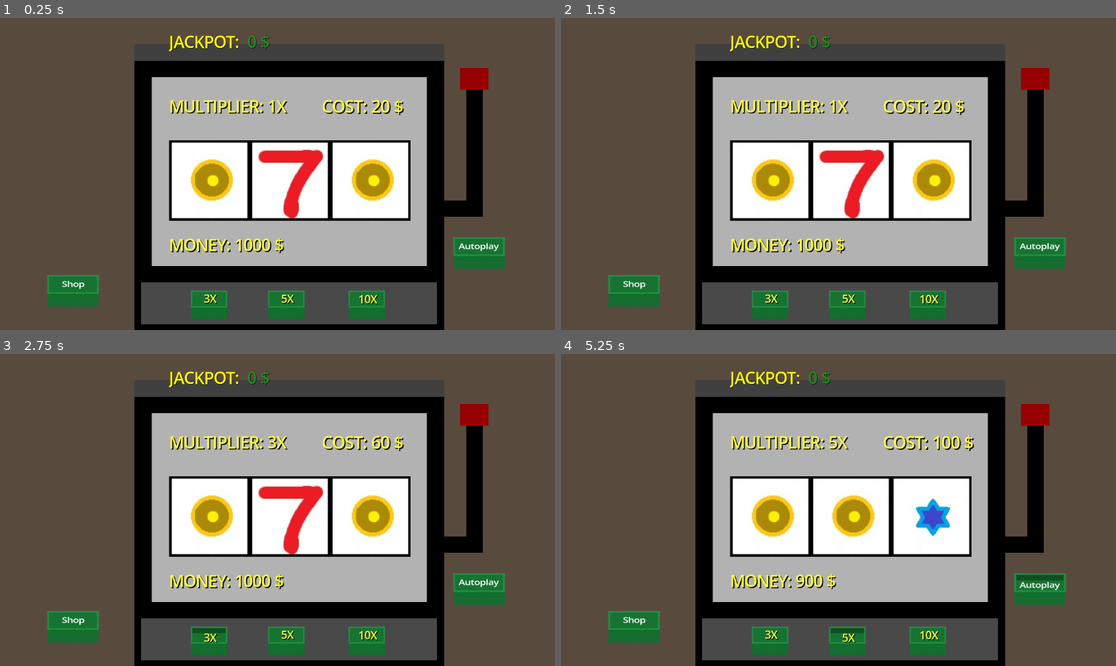
Above: before the commit, frames 1-4 (two rows, left to right).
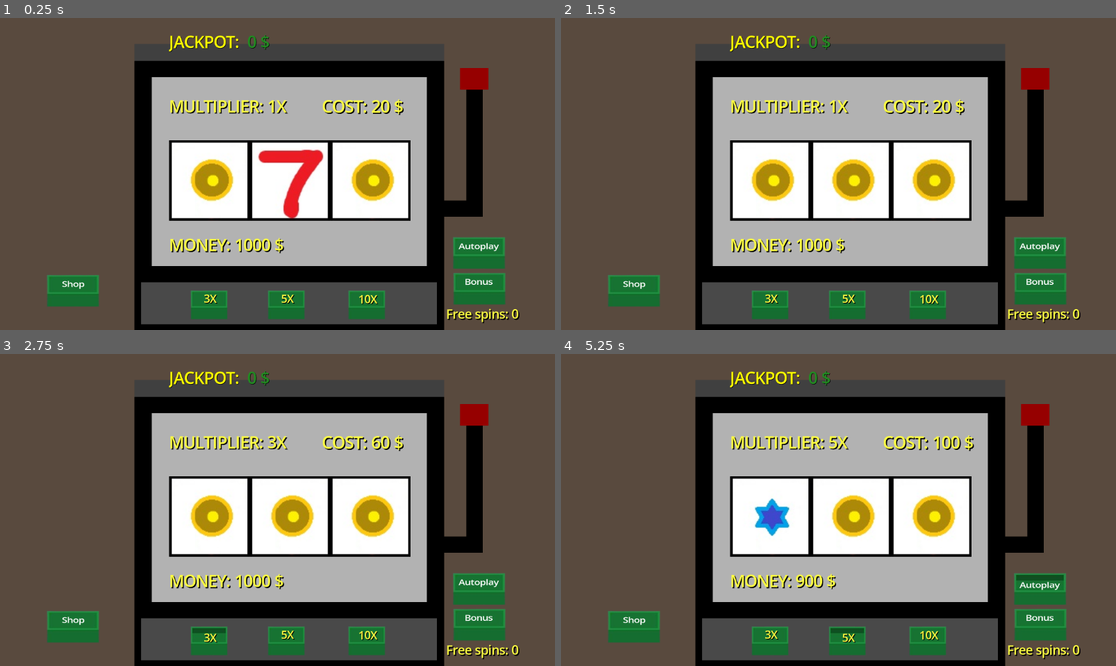
Above: after the commit, the same moments.

Repository: NZivulovic/SlotMachine-Game
Game: Godot game, scene res://Scenes/main.tscn
The game is run twice, just before and just after one commit, with the same random seed, the same clock (stepped at 60 frames per second) and the same inputs. The engine's default icon, where the game draws it, is replaced by a stand-in: a white triangle on a blue panel in a dark square.
Inputs (mouse positions are in pixels of both pictures, inside the frame that each line leads up to):
- Up to frame 1 (0.25 s): no input
- Up to frame 2 (1.5 s): click (1038, 289) at 0.5 s, where only the run after the commit has a clickable "Bonus"; click (794, 255) at 1.25 s, where only the run after the commit has a clickable "< Back"
- Up to frame 3 (2.75 s): click "3X" at 2 s
- Up to frame 4 (5.25 s): click "Shop" at 2.75 s; click "< Back" at 3.5 s; click "5X" at 4.25 s; click "Autoplay" at 5 s

The runs differ from the first frame. In frame 1, 1.2% of the frame differs, in the area x 80-94%, y 81-98%; in frame 2, 2.7%; in frame 3, 2.7%; in frame 4, 2.9%, in the area x 34-94%, y 44-98%.

Commit message:
Unfinished Bonus Spins System

Diff:
--- a/Scenes/main.tscn
+++ b/Scenes/main.tscn
@@ -11,6 +11,7 @@
 [ext_resource type="PackedScene" uid="uid://beb50ku0em3x2" path="res://Scenes/Buttons/BasicButton.tscn" id="9_ynf5e"]
 [ext_resource type="Script" uid="uid://cxgsfagukgtwt" path="res://Scripts/trinkets_icons.gd" id="10_d1ilt"]
 [ext_resource type="Texture2D" uid="uid://c3i7dlhquhe36" path="res://Assets/icon.svg" id="11_6iyac"]
+[ext_resource type="Script" uid="uid://u4hafmwkbgkk" path="res://Scripts/bonus_menu_bg.gd" id="12_6iyac"]
 
 [sub_resource type="RectangleShape2D" id="RectangleShape2D_jjgbg"]
 size = Vector2(38, 356)
@@ -269,6 +270,19 @@
 label_settings = SubResource("LabelSettings_bo1nx")
 uppercase = true
 
+[node name="FreeSpins" type="Label" parent="InterfaceLabels"]
+unique_name_in_owner = true
+z_index = 3
+offset_left = 419.0
+offset_top = 327.6667
+offset_right = 503.0
+offset_bottom = 350.00003
+scale = Vector2(2.5, 2.5)
+theme_override_colors/font_color = Color(1, 1, 0.25882354, 1)
+theme_override_colors/font_shadow_color = Color(0, 0, 0, 1)
+theme_override_font_sizes/font_size = 12
+text = "Free Spins:"
+
 [node name="MenuButtons" type="Node" parent="."]
 
 [node name="MenuButton1" parent="MenuButtons" instance=ExtResource("9_ynf5e")]
@@ -287,6 +301,19 @@
 [node name="Timer" type="Timer" parent="AutoPlayButton"]
 wait_time = 0.5
 autostart = true
+
+[node name="BonusSpinsButton" parent="." instance=ExtResource("9_ynf5e")]
+offset_left = 435.00006
+offset_top = 247.0
+offset_right = 509.58
+offset_bottom = 300.0
+
+[node name="BasicLabel" parent="BonusSpinsButton" index="0"]
+offset_left = -3.390027
+offset_top = 5.8094883
+offset_right = 77.40489
+offset_bottom = 28.759506
+scale = Vector2(1, 1.0580949)
 
 [node name="TrinketsIcons" type="Node" parent="."]
 script = ExtResource("10_d1ilt")
@@ -311,6 +338,60 @@
 horizontal_alignment = 1
 vertical_alignment = 1
 
+[node name="BonusMenuBG" type="ColorRect" parent="."]
+visible = false
+z_index = 15
+clip_contents = true
+offset_left = -816.0
+offset_top = -478.0
+offset_right = 798.0
+offset_bottom = 480.0
+color = Color(0.3019608, 0.3019608, 0.3019608, 0.8039216)
+script = ExtResource("12_6iyac")
+
+[node name="BackButton" parent="BonusMenuBG" instance=ExtResource("9_ynf5e")]
+z_index = 15
+layout_mode = 0
+offset_left = 641.0
+offset_top = 645.0
+offset_right = 713.31995
+offset_bottom = 698.0
+
+[node name="BuyButton" parent="BonusMenuBG" instance=ExtResource("9_ynf5e")]
+z_index = 15
+layout_mode = 0
+offset_left = 785.0
+offset_top = 644.99994
+offset_right = 857.31995
+offset_bottom = 697.99994
+
+[node name="Bonus1" parent="BonusMenuBG" instance=ExtResource("9_ynf5e")]
+layout_mode = 0
+offset_left = 556.0
+offset_top = 352.0
+offset_right = 631.0
+offset_bottom = 407.0
+scale = Vector2(1.44, 1.56)
+toggle_mode = true
+
+[node name="Bonus2" parent="BonusMenuBG" instance=ExtResource("9_ynf5e")]
+layout_mode = 0
+offset_left = 763.9998
+offset_top = 352.0
+offset_right = 838.9998
+offset_bottom = 407.0
+scale = Vector2(1.44, 1.56)
+toggle_mode = true
+
+[node name="Bonus3" parent="BonusMenuBG" instance=ExtResource("9_ynf5e")]
+layout_mode = 0
+offset_left = 963.9999
+offset_top = 352.0
+offset_right = 1038.9999
+offset_bottom = 407.0
+scale = Vector2(1.44, 1.56)
+toggle_mode = true
+
 [connection signal="input_event" from="HandleBar" to="." method="_on_handle_bar_input_event"]
 [connection signal="toggled" from="ButtonsMulti/TextureButton" to="Image Gen" method="_on_texture_button_toggled"]
 [connection signal="toggled" from="ButtonsMulti/TextureButton2" to="Image Gen" method="_on_texture_button_2_toggled"]
@@ -318,7 +399,14 @@
 [connection signal="pressed" from="MenuButtons/MenuButton1" to="Image Gen" method="_on_menu_button_1_pressed"]
 [connection signal="toggled" from="AutoPlayButton" to="Image Gen" method="_on_auto_play_button_toggled"]
 [connection signal="timeout" from="AutoPlayButton/Timer" to="Image Gen" method="_on_timer_timeout"]
+[connection signal="pressed" from="BonusSpinsButton" to="Image Gen" method="_on_bonus_spins_button_pressed"]
 [connection signal="mouse_shape_entered" from="TrinketsIcons/DiamondToken/Area2D" to="TrinketsIcons" method="_on_area_2d_mouse_shape_entered"]
 [connection signal="mouse_shape_exited" from="TrinketsIcons/DiamondToken/Area2D" to="TrinketsIcons" method="_on_area_2d_mouse_shape_exited"]
+[connection signal="pressed" from="BonusMenuBG/BackButton" to="BonusMenuBG" method="_on_back_button_pressed"]
+[connection signal="pressed" from="BonusMenuBG/BuyButton" to="BonusMenuBG" method="_on_buy_button_pressed"]
+[connection signal="toggled" from="BonusMenuBG/Bonus1" to="BonusMenuBG" method="_on_bonus_1_toggled"]
+[connection signal="toggled" from="BonusMenuBG/Bonus2" to="BonusMenuBG" method="_on_bonus_2_toggled"]
+[connection signal="toggled" from="BonusMenuBG/Bonus3" to="BonusMenuBG" method="_on_bonus_3_toggled"]
 
 [editable path="AutoPlayButton"]
+[editable path="BonusSpinsButton"]
--- a/Scripts/Global.gd
+++ b/Scripts/Global.gd
@@ -28,3 +28,6 @@
 #ShopInterface
 
 var diamond_token_selected = 0
+
+# BonusMenu
+var free_spins = 0
--- /dev/null
+++ b/Scripts/bonus_menu_bg.gd
@@ -0,0 +1,67 @@
+extends ColorRect
+
+var toggled = 0
+
+# Called when the node enters the scene tree for the first time.
+func _ready():
+	toggled = 0
+	$BackButton.get_child(0).text = "< Back"
+	$BuyButton.get_child(0).text = "Buy"
+	$Bonus1.get_child(0).text = "10 Spins"
+	$Bonus2.get_child(0).text = "30 Spins"
+	$Bonus3.get_child(0).text = "80 Spins"
+
+
+
+
+
+func _on_back_button_pressed():
+	$BackButton.get_child(0).position.y += 5
+	await get_tree().create_timer(0.025).timeout
+	$BackButton.get_child(0).position.y -= 5
+	await get_tree().create_timer(0.025).timeout
+	get_tree().change_scene_to_file("res://Scenes/main.tscn")
+
+
+func _on_buy_button_pressed():
+	$BuyButton.get_child(0).position.y += 5
+	await get_tree().create_timer(0.025).timeout
+	$BuyButton.get_child(0).position.y -= 5
+	await get_tree().create_timer(0.025).timeout
+	if toggled == 1:
+		Global.free_spins = 10
+	if toggled == 2:
+		Global.free_spins = 30
+	if toggled == 3:
+		Global.free_spins = 80
+	get_tree().change_scene_to_file("res://Scenes/main.tscn")
+
+
+func _on_bonus_1_toggled(toggled_on):
+	if toggled_on == true:
+		toggled = 1
+		$Bonus2.disabled = true
+		$Bonus3.disabled = true
+	else:
+		$Bonus2.disabled = false
+		$Bonus3.disabled = false
+
+
+func _on_bonus_2_toggled(toggled_on):
+	if toggled_on == true:
+		toggled = 2
+		$Bonus1.disabled = true
+		$Bonus3.disabled = true
+	else:
+		$Bonus1.disabled = false
+		$Bonus3.disabled = false
+
+
+func _on_bonus_3_toggled(toggled_on):
+	if toggled_on == true:
+		toggled = 3
+		$Bonus1.disabled = true
+		$Bonus2.disabled = true
+	else:
+		$Bonus1.disabled = false
+		$Bonus2.disabled = false
--- a/Scripts/image_gen.gd
+++ b/Scripts/image_gen.gd
@@ -36,6 +36,7 @@
 
 	%JackpotAmount.text = "[color=yellow]JACKPOT: [color=FOREST_GREEN] " + str(Global.incremental_Jackpot_Amount) + " $"
 	$"../AutoPlayButton".get_child(0).text = "Autoplay"
+	$"../BonusSpinsButton/BasicLabel".text = "Bonus"
 	Global.money_from_slot += spin_cost
 	%GameOverScreen.visible = false
 	$"../ButtonsMulti/TextureButton3".label.position.x += -6
@@ -50,6 +51,7 @@
 	%Money.text = "MONEY: " + str(Global.current_money) + " $"
 	%"Multiplier+Cost1".text = "MULTIPLIER: " + str(spin_cost_multiplier) + "X"
 	%"SpinCost".text = "COST: " + str(spin_cost) + " $"
+	%FreeSpins.text = "Free spins: " + str(Global.free_spins)
 
 
 func _process(_delta):
@@ -251,3 +253,12 @@
 
 			elif $"../ButtonsMulti/TextureButton3".button_pressed == true:
 				$"../ButtonsMulti/TextureButton3".label.position.y += -6
+
+
+
+func _on_bonus_spins_button_pressed():
+	$"../BonusSpinsButton/BasicLabel".position.y += 5
+	await get_tree().create_timer(0.05).timeout
+	$"../BonusMenuBG".visible = true
+	await get_tree().create_timer(0.05).timeout
+	$"../BonusSpinsButton/BasicLabel".position.y -= 5
Not shown: 1 places in Scenes/main.tscn that only renumber resources
Not shown, added: Scripts/bonus_menu_bg.gd.uid
